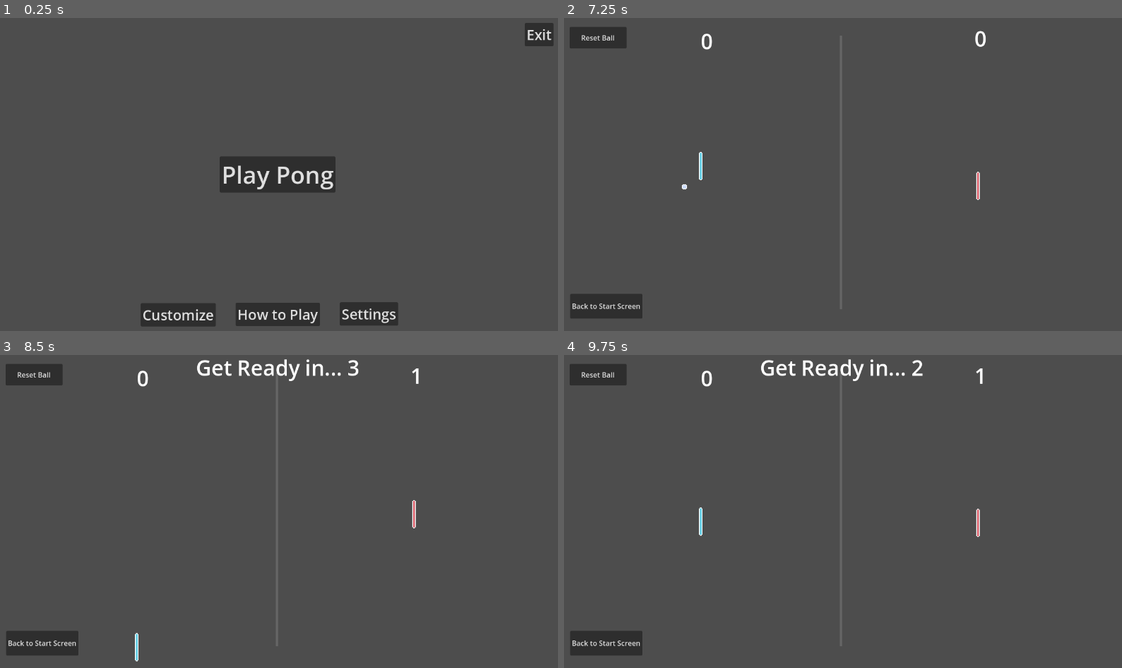
Above: before the commit, frames 1-4 (two rows, left to right).
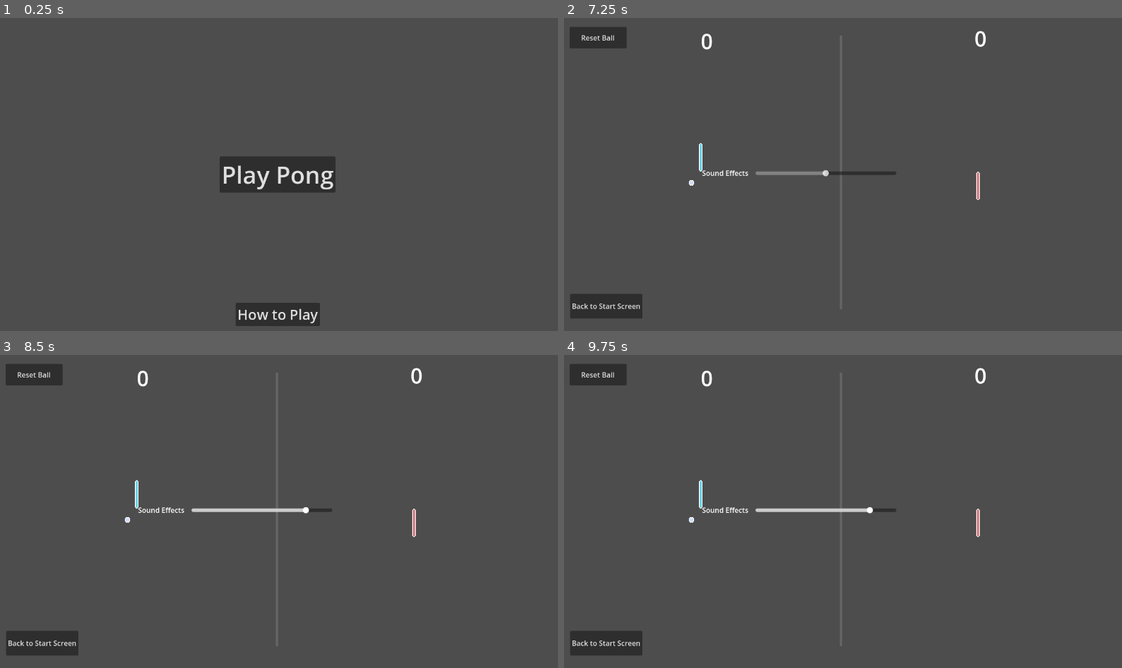
Above: after the commit, the same moments.

Repository: jordonbigelow/Pixel-Art-Pong
Game: Godot game, scene res://scenes/start_screen.tscn
The game is run twice, just before and just after one commit, with the same random seed, the same clock (stepped at 60 frames per second) and the same inputs.
Inputs (mouse positions are in pixels of both pictures, inside the frame that each line leads up to):
- Up to frame 1 (0.25 s): no input
- Up to frame 2 (7.25 s): click "Play Pong" at 0.5 s; click "Back to Start Screen" at 1.25 s; click "Play Pong" at 2 s; click "Reset Ball" at 2.75 s; move the mouse to (965, 158) at 3.52 s; hold W (p1_move_up) 3.53-4.28 s; tap K (p2_move_down) at 3.6, 5.85, 6.6 s; click (965, 158) at 3.67 s; move the mouse to (725, 190) at 4.27 s; hold S (p1_move_down) 4.28-5.03 s; tap I (p2_move_up) at 4.35 s; move the mouse to (898, 105) at 5.02 s; hold W (p1_move_up) 5.03-6.53 s; tap F at 5.1 s; move the mouse to (815, 237) at 5.77 s; click (815, 237) at 5.92 s; tap Enter at 6.5 s; move the mouse to (1010, 221) at 6.52 s; hold S (p1_move_down) from 6.53 s (still down); tap Escape (pause_game, bound only after the commit) at 7.15 s
- Up to frame 3 (8.5 s): keep holding S (p1_move_down); move the mouse to (106, 464) at 7.27 s; tap I (p2_move_up) at 7.35 s; move the mouse to (306, 511) at 8.02 s; tap Enter at 8.1 s; click (306, 511) at 8.17 s
- Up to frame 4 (9.75 s): tap Space at 8.75 s; move the mouse to (759, 433) at 8.77 s; release S (p1_move_down) at 8.78 s; hold W (p1_move_up) from 8.78 s (still down); tap F at 8.85 s; tap Enter at 9.5 s; move the mouse to (965, 495) at 9.52 s; tap K (p2_move_down) at 9.6 s

The runs differ from the first frame. In frame 1, 2.0% of the frame differs, in the area x 25-100%, y 1-99%; in frame 2, 0.4%; in frame 3, 1.2%; in frame 4, 1.2%.

Commit message:
updated scripts to adhere to gdscript style guide

Diff:
--- a/project.godot
+++ b/project.godot
@@ -10,7 +10,8 @@
 
 [application]
 
-config/name="pong"
+config/name="Pixel Art Pong"
+config/tags=PackedStringArray("physics_based")
 run/main_scene="res://scenes/start_screen.tscn"
 config/features=PackedStringArray("4.4", "Forward Plus")
 config/icon="res://icon.svg"
@@ -51,6 +52,11 @@
 "events": [Object(InputEventKey,"resource_local_to_scene":false,"resource_name":"","device":-1,"window_id":0,"alt_press …(192 unchanged characters)…
 ]
 }
+pause_game={
+"deadzone": 0.2,
+"events": [Object(InputEventKey,"resource_local_to_scene":false,"resource_name":"","device":-1,"window_id":0,"alt_pressed":false,"shift_pressed":false,"ctrl_pressed":false,"meta_pressed":false,"pressed":false,"keycode":0,"physical_keycode":4194305,"key_label":0,"unicode":0,"location":0,"echo":false,"script":null)
+]
+}
 
 [rendering]
 
--- a/scenes/game_scene.tscn
+++ b/scenes/game_scene.tscn
@@ -6,6 +6,7 @@
 [ext_resource type="PackedScene" uid="uid://cpqd8cf4dsrwm" path="res://scenes/reset_timer.tscn" id="4_tu33m"]
 [ext_resource type="AudioStream" uid="uid://boquctxtocr5e" path="res://assets/sound_effects/Noise Crush_1.wav" id="5_ot0ib"]
 [ext_resource type="AudioStream" uid="uid://r3en4g613ef5" path="res://assets/sound_effects/Whimsical Tines Improv_1.wav" id="6_g41lw"]
+[ext_resource type="PackedScene" uid="uid://vllrbkbm085r" path="res://scenes/settings_screen.tscn" id="7_kk2rg"]
 
 [sub_resource type="LabelSettings" id="LabelSettings_mix4f"]
 font_size = 48
@@ -117,6 +118,11 @@
 offset_bottom = 687.0
 text = "Back to Start Screen"
 
+[node name="SettingsScreen" parent="." instance=ExtResource("7_kk2rg")]
+visible = false
+
+[connection signal="pause_button_pressed" from="." to="." method="_on_pause_button_pressed"]
+[connection signal="pause_button_pressed" from="." to="SettingsScreen" method="_on_game_scene_pause_button_pressed"]
 [connection signal="player_1_won" from="." to="." method="_on_player_1_won"]
 [connection signal="player_2_won" from="." to="." method="_on_player_2_won"]
 [connection signal="body_entered" from="PlayerOneBackWall" to="." method="_on_player_one_back_wall_body_entered"]
--- /dev/null
+++ b/scenes/settings_screen.tscn
@@ -0,0 +1,29 @@
+[gd_scene load_steps=3 format=3 uid="uid://vllrbkbm085r"]
+
+[ext_resource type="Script" uid="uid://b24ibm5wxyyh2" path="res://scripts/settings_screen.gd" id="1_assm4"]
+[ext_resource type="Script" uid="uid://b7sspk04il8iv" path="res://sound_effects_value.gd" id="1_srqes"]
+
+[node name="SettingsScreen" type="Node2D"]
+process_mode = 2
+script = ExtResource("1_assm4")
+
+[node name="HSlider" type="HSlider" parent="."]
+offset_left = 445.0
+offset_top = 349.0
+offset_right = 764.0
+offset_bottom = 365.0
+value = 50.0
+
+[node name="Label" type="Label" parent="."]
+offset_left = 324.0
+offset_top = 345.0
+offset_right = 429.0
+offset_bottom = 368.0
+text = "Sound Effects"
+
+[node name="SoundEffectsValue" type="Label" parent="."]
+offset_left = 776.0
+offset_top = 345.0
+offset_right = 816.0
+offset_bottom = 368.0
+script = ExtResource("1_srqes")
--- a/scenes/start_screen.tscn
+++ b/scenes/start_screen.tscn
@@ -44,6 +44,7 @@
 "
 
 [node name="Customize" type="Button" parent="."]
+visible = false
 layout_mode = 0
 offset_left = 330.0
 offset_top = 652.0
@@ -70,6 +71,7 @@
 text = "How to Play"
 
 [node name="Settings" type="Button" parent="."]
+visible = false
 layout_mode = 0
 offset_left = 781.0
 offset_top = 650.0
@@ -79,6 +81,7 @@
 text = "Settings"
 
 [node name="Exit" type="Button" parent="."]
+visible = false
 layout_mode = 0
 offset_left = 1200.0
 offset_top = 16.0
--- a/scripts/ball.gd
+++ b/scripts/ball.gd
@@ -1,11 +1,13 @@
 extends RigidBody2D
 
 @export var speed: float = 250
+
 var velocity: Vector2
 
 
 func _ready() -> void:
 	velocity = Vector2(-speed, randi_range(100, 150))
+	process_mode =  Node.PROCESS_MODE_PAUSABLE
 
 
 func _physics_process(delta: float) -> void:
--- a/scripts/game_scene.gd
+++ b/scripts/game_scene.gd
@@ -1,14 +1,14 @@
 extends Node
+
+signal player_1_won
+signal player_2_won
+signal pause_button_pressed
 
 @onready var player_1_paddle: Sprite2D = $"Player 1 Paddle".get_child(0)
 @onready var player_2_paddle: Sprite2D = $"Player 2 Paddle".get_child(0)
 @onready var player_1_score: Label = $"Player 1 Score"
 @onready var player_2_score: Label = $"Player 2 Score"
-
 @onready var start_screen: PackedScene = load("res://scenes/start_screen.tscn")
-
-signal player_1_won
-signal player_2_won
 
 
 func _ready() -> void:
@@ -21,6 +21,9 @@
 func _process(_delta: float) -> void:
 	player_1_score.text = str(Globals.player_1_score)
 	player_2_score.text = str(Globals.player_2_score)
+
+	if Input.is_action_pressed("pause_game"):
+		pause_button_pressed.emit()
 
 
 func _on_reset_button_pressed() -> void:
@@ -86,3 +89,10 @@
 func reset_player_scores() -> void:
 	Globals.player_1_score = 0
 	Globals.player_2_score = 0
+
+
+func _on_pause_button_pressed() -> void:
+	if get_tree().is_paused():
+		get_tree().paused = false
+	else:
+		get_tree().paused = true
--- a/scripts/globals.gd
+++ b/scripts/globals.gd
@@ -1,5 +1,6 @@
 extends Node
+
+const MAX_SCORE = 11
 
 var player_1_score: int = 0
 var player_2_score: int = 0
-const MAX_SCORE = 11
--- /dev/null
+++ b/scripts/settings_screen.gd
@@ -0,0 +1,8 @@
+extends Node2D
+
+
+func _on_game_scene_pause_button_pressed() -> void:
+	if get_tree().is_paused():
+		show()
+	else:
+		hide()
--- a/scripts/start_screen.gd
+++ b/scripts/start_screen.gd
@@ -2,6 +2,7 @@
 
 @onready var game_scene: PackedScene = load("res://scenes/game_scene.tscn")
 @onready var how_to_play_scene: PackedScene = load("res://scenes/how_to_play_screen.tscn")
+
 
 func _on_play_pressed() -> void:
 	get_tree().change_scene_to_packed(game_scene)
--- /dev/null
+++ b/sound_effects_value.gd
@@ -0,0 +1,6 @@
+extends Label
+
+#@onready var volume_value = $Hslider.value
+
+#func _process(_delta: float) -> void:
+	#Label.text = str(roundi(volume_value))
Not shown, changed: export_presets.cfg
Not shown: 1 places in scenes/game_scene.tscn that only renumber resources
Not shown, added: scripts/settings_screen.gd.uid
Not shown, added: sound_effects_value.gd.uid
Binary file added: web_build/pong.apple-touch-icon.png
Not shown, added: web_build/pong.apple-touch-icon.png.import
Binary file added: web_build/pong.icon.png
Not shown, added: web_build/pong.icon.png.import
Binary file added: web_build/pong.png
Not shown, added: web_build/pong.png.import
Not shown, added: web_build.zip
Not shown, added: web_build/index.html
(and 6 more such lines)
